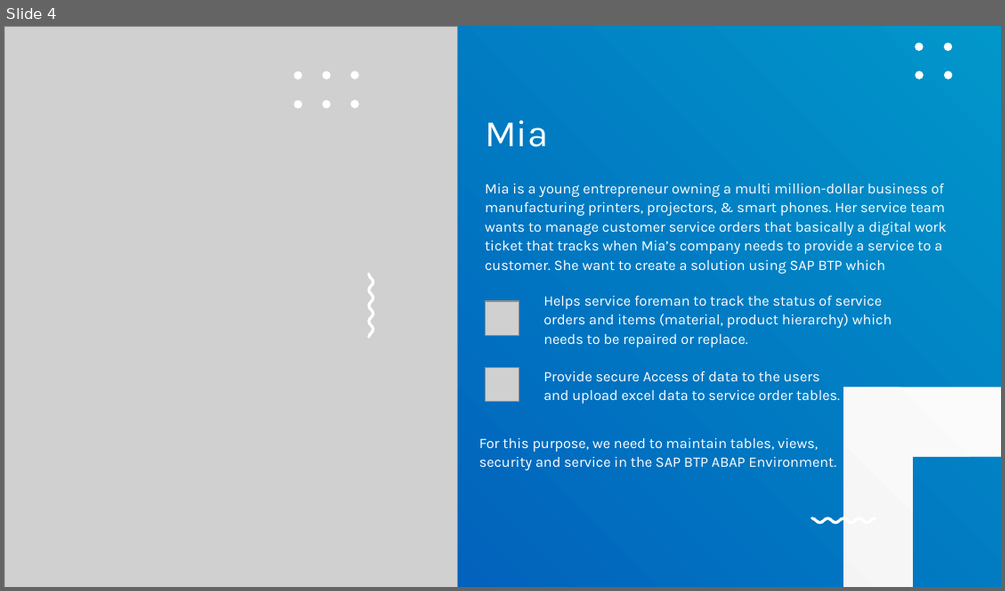
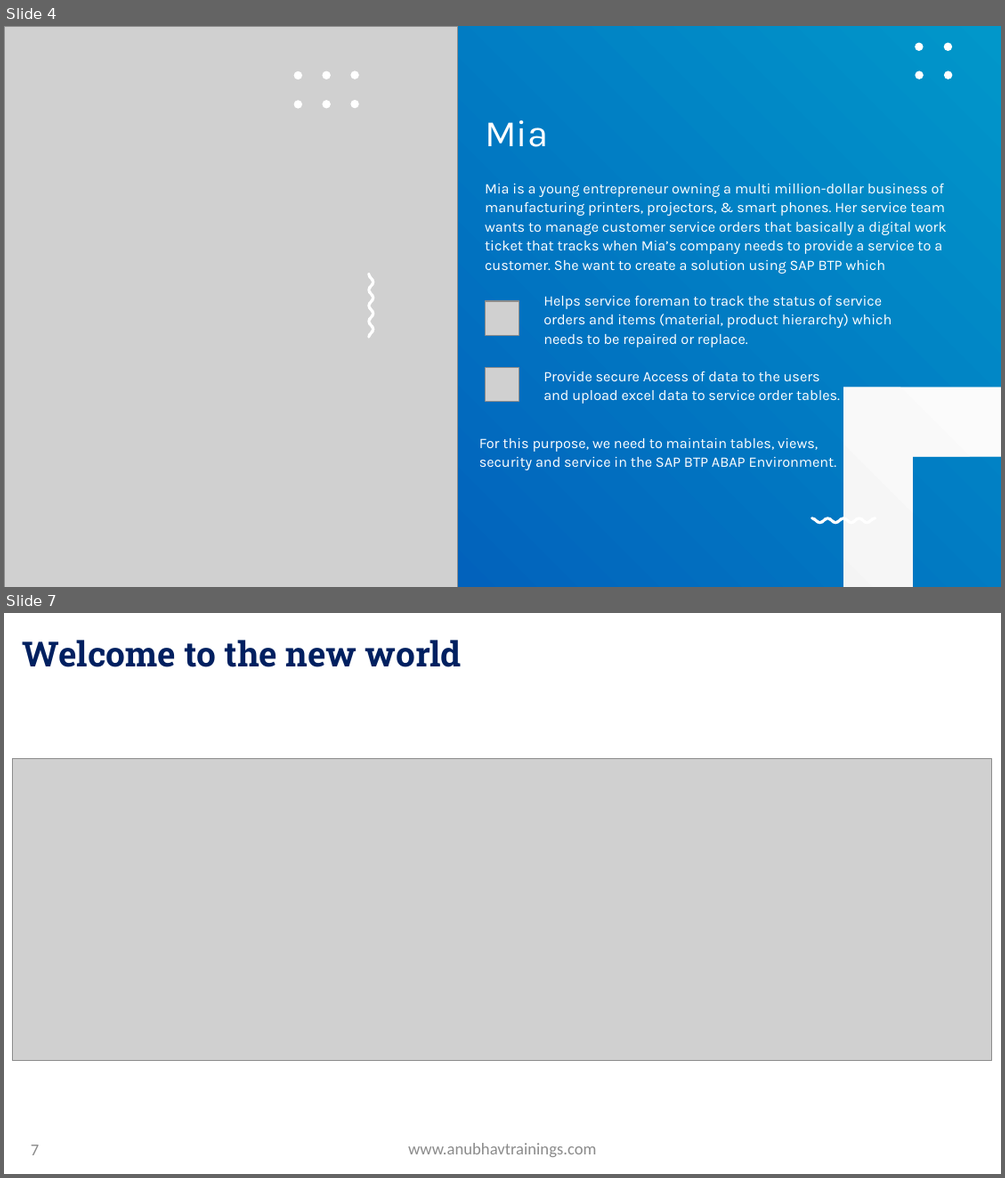
Before and after one commit to soyuztechnologies/SAP_Build_End_to_End, a slide deck: Day 30/SAP Build Training Day 30.pptx. Shown one above the other, each under a label of ours: slide 4 before the commit, slides 4 and 7 after it; the slides between them are not shown. The pictures are 1005x591 and 1005x1178 pixels, drawn with LibreOffice and Linux fonts; fonts in the diff are those of the drawing; grey boxes stand for pictures; background and template pictures are left out. Boxes give left, top, right and bottom in pixels: in the first picture for what was removed or moved away, otherwise in the second. Text is boxed around its words. In the diff, an @@ line names an element or a change of style, - is before the commit and + after.

```diff
--- a/Day 30/SAP Build Training Day 30.pptx
+++ b/Day 30/SAP Build Training Day 30.pptx
@@ slide 7 added at (4, 613, 1001, 1174), background picture (left out) @@
@@ title added at (23, 640, 461, 667), 25 pt, text gradient #002060 to #0070C0, bold @@
+Welcome to the new world
@@ picture added at (12, 759, 991, 1061) @@
@@ page number added at (31, 1144, 39, 1155), 12 pt, text #8C8C8C @@
+7
@@ text added at (408, 1143, 596, 1157), 12 pt, text #8C8C8C @@
+www.anubhavtrainings.com
```
Also in this commit, not shown: 2 slides changed, 10 other slides added, 4 other files.
